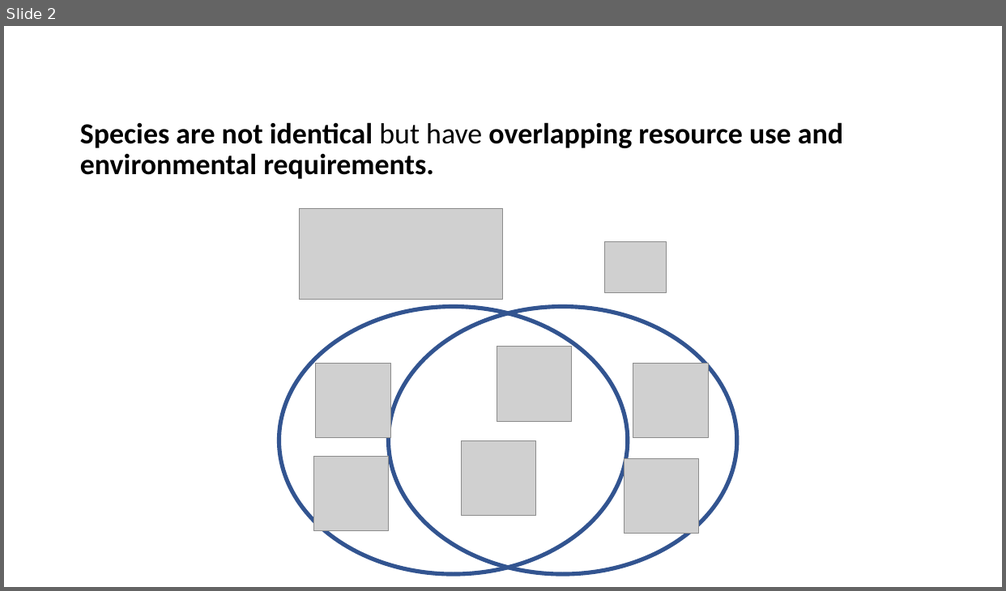
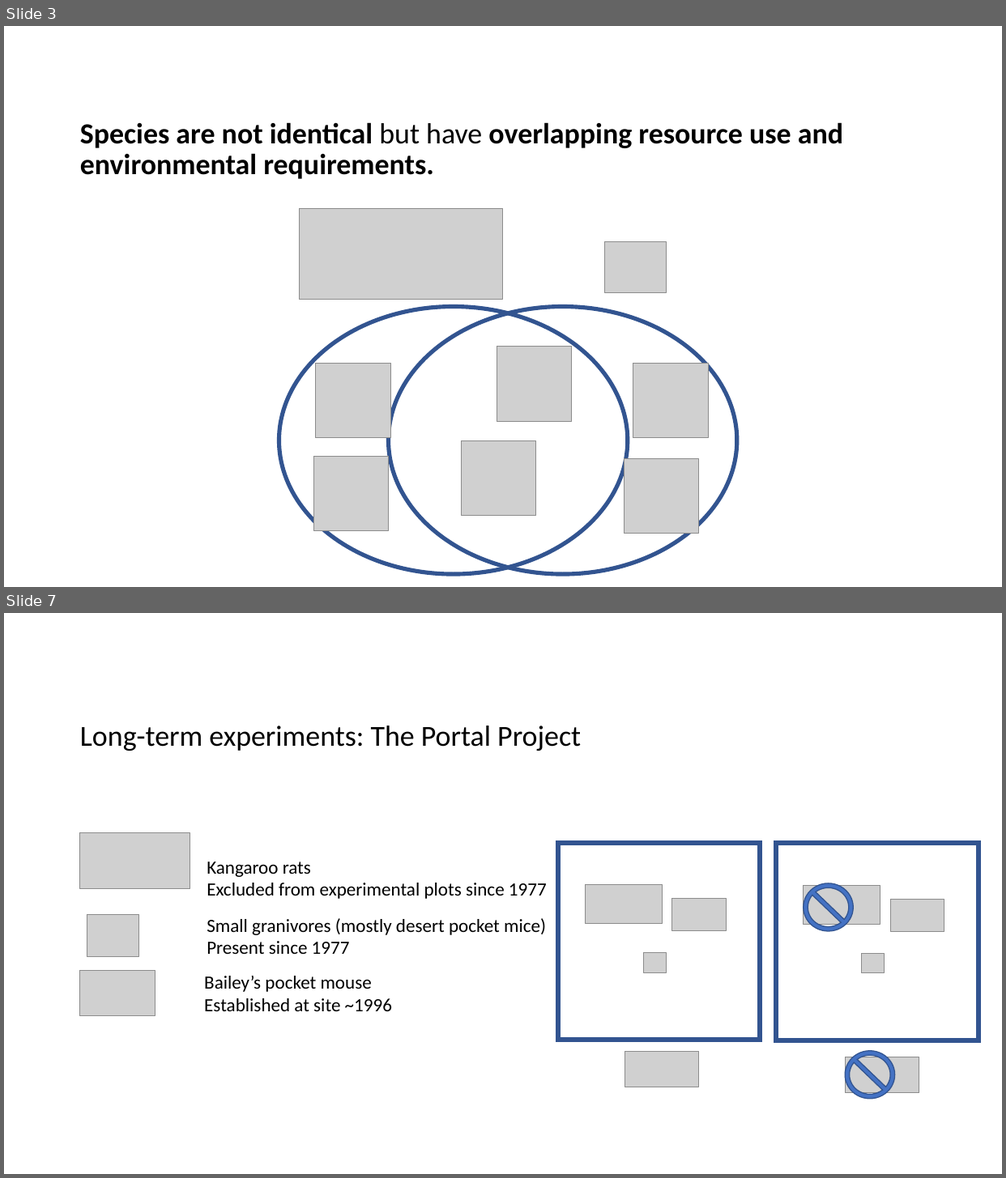
Before and after one commit to diazrenata/squareone, a slide deck: presentations/esa/rat pictures.pptx. Shown one above the other, each under a label of ours: slide 2 before the commit, slides 3 and 7 after it; the slides between them are not shown. The pictures are 1006x591 and 1006x1178 pixels, drawn with LibreOffice and Linux fonts; fonts in the diff are those of the drawing; grey boxes stand for pictures. Boxes give left, top, right and bottom in pixels: in the first picture for what was removed or moved away, otherwise in the second. Text is boxed around its words. In the diff, an @@ line names an element or a change of style, - is before the commit and + after.

Commit message:
needs charts, change first rats to nonspecific mice

```diff
--- a/presentations/esa/rat pictures.pptx
+++ b/presentations/esa/rat pictures.pptx
@@ slide 7 added at (x1=4, y1=613, x2=1002, y2=1174), background #FFFFFF @@
@@ text added at (x1=80, y1=726, x2=581, y2=751), 28 pt, text #000000 @@
+Long-term experiments: The Portal Project
@@ picture added at (x1=79, y1=833, x2=189, y2=889) @@
@@ rectangle added at (x1=558, y1=843, x2=760, y2=1040), outline #325491 4.75 pt @@
@@ rectangle added at (x1=776, y1=844, x2=978, y2=1041), outline #325491 4.75 pt @@
@@ text added at (x1=206, y1=862, x2=547, y2=899), 18 pt, text #000000 @@
+Kangaroo rats
+Excluded from experimental plots since 1977
@@ picture added at (x1=586, y1=884, x2=662, y2=924) @@
@@ picture added at (x1=672, y1=898, x2=727, y2=931) @@
@@ picture added at (x1=803, y1=885, x2=880, y2=924) @@
@@ no-entry sign added at (x1=803, y1=884, x2=854, y2=931), fill #4472C4, outline #325491 1 pt @@
@@ picture added at (x1=890, y1=899, x2=944, y2=931) @@
@@ picture added at (x1=87, y1=914, x2=138, y2=956) @@
@@ text added at (x1=206, y1=918, x2=546, y2=954), 18 pt, text #000000 @@
+Small granivores (mostly desert pocket mice)
+Present since 1977
@@ picture added at (x1=79, y1=971, x2=155, y2=1016) @@
@@ text added at (x1=204, y1=976, x2=392, y2=1012), 18 pt, text #000000 @@
+Bailey’s pocket mouse
+Established at site ~1996
@@ picture added at (x1=643, y1=953, x2=666, y2=973) @@
@@ picture added at (x1=861, y1=954, x2=884, y2=973) @@
@@ picture added at (x1=624, y1=1052, x2=699, y2=1088) @@
@@ picture added at (x1=846, y1=1058, x2=919, y2=1093) @@
@@ no-entry sign added at (x1=846, y1=1051, x2=896, y2=1099), fill #4472C4, outline #325491 1 pt @@
@@ what was slide 2 is now slide 3 @@
```
Also in this commit, not shown: 2 slides changed, 13 other slides added, 2 slides removed.
